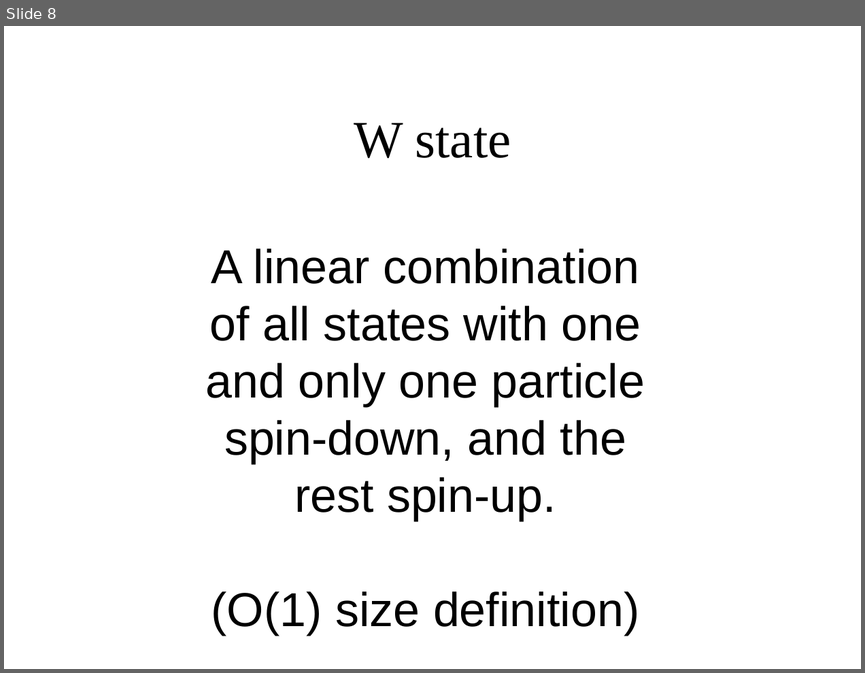
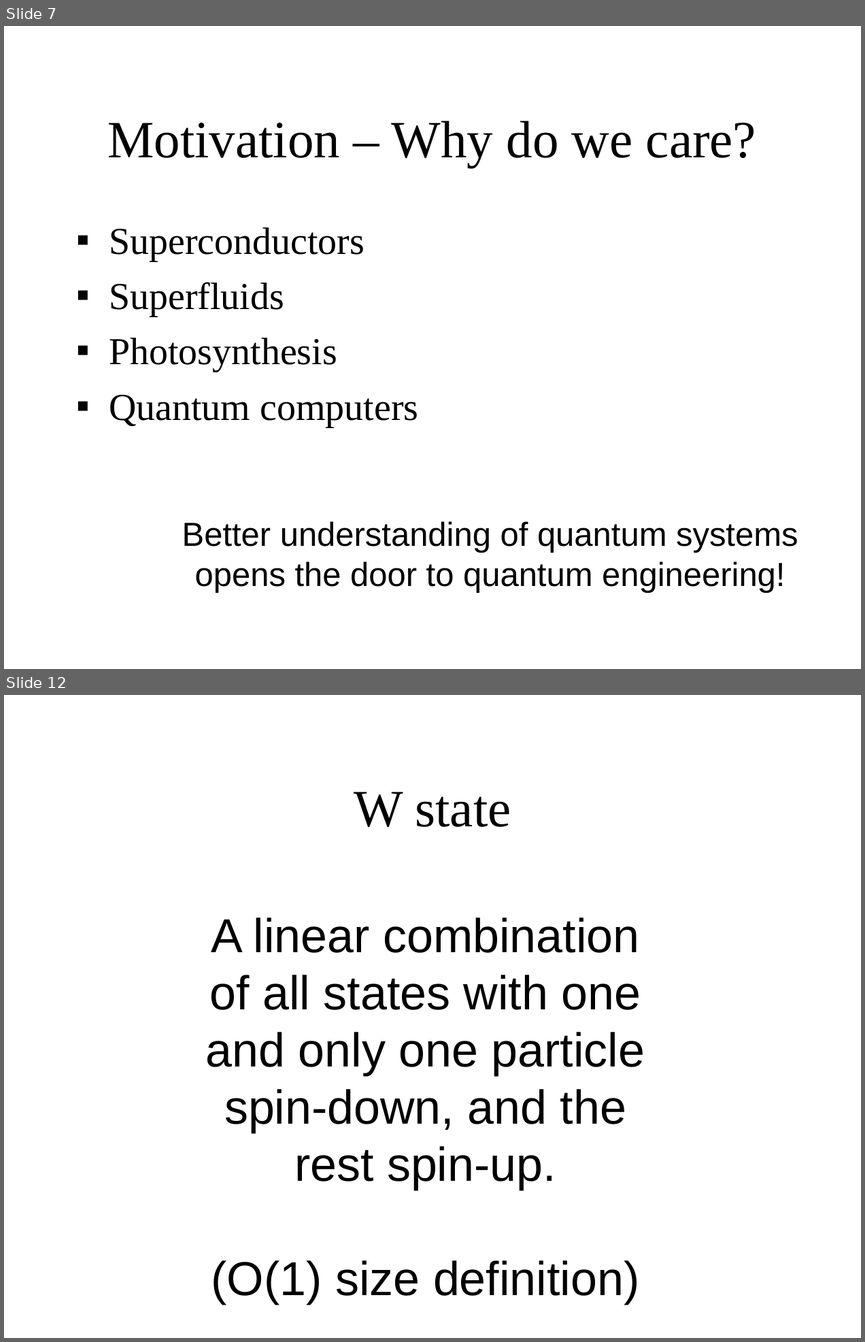
Before and after one commit to gcross/QC-Talks, a slide deck: GeneralExam/WeaponsOfMassSimulation.odp. Shown one above the other, each under a label of ours: slide 8 before the commit, slides 7 and 12 after it; the slides between them are not shown. The pictures are 865x673 and 865x1342 pixels, drawn with LibreOffice and Linux fonts; fonts in the diff are those of the drawing; background and template pictures are left out. Boxes give left, top, right and bottom in pixels: in the first picture for what was removed or moved away, otherwise in the second. Text is boxed around its words. In the diff, an @@ line names an element or a change of style, - is before the commit and + after.

```diff
--- a/GeneralExam/WeaponsOfMassSimulation.odp
+++ b/GeneralExam/WeaponsOfMassSimulation.odp
@@ slide 7 added at (4, 26, 861, 669), background picture (left out) @@
@@ title added at (107, 121, 756, 167), 44 pt, text #000000 @@
+Motivation – Why do we care?
@@ text added at (109, 227, 419, 427), 32 pt, text #000000 @@
+▪ Superconductors
+▪ Superfluids
+▪ Photosynthesis
+▪ Quantum computers
@@ text added at (182, 521, 798, 592), 28 pt, text #000000 @@
+Better understanding of quantum systems opens the door to quantum engineering!
@@ what was slide 8 is now slide 12 @@
```
Also in this commit, not shown: 6 slides changed, 5 other slides added, 2 slides removed.
